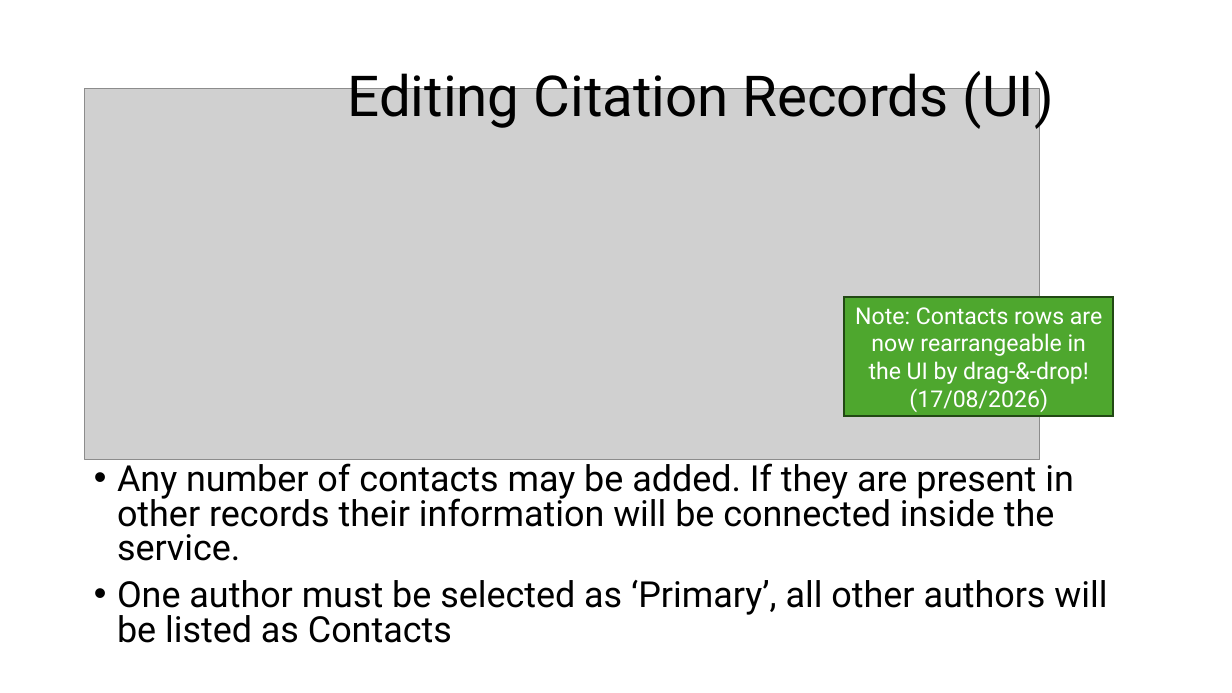
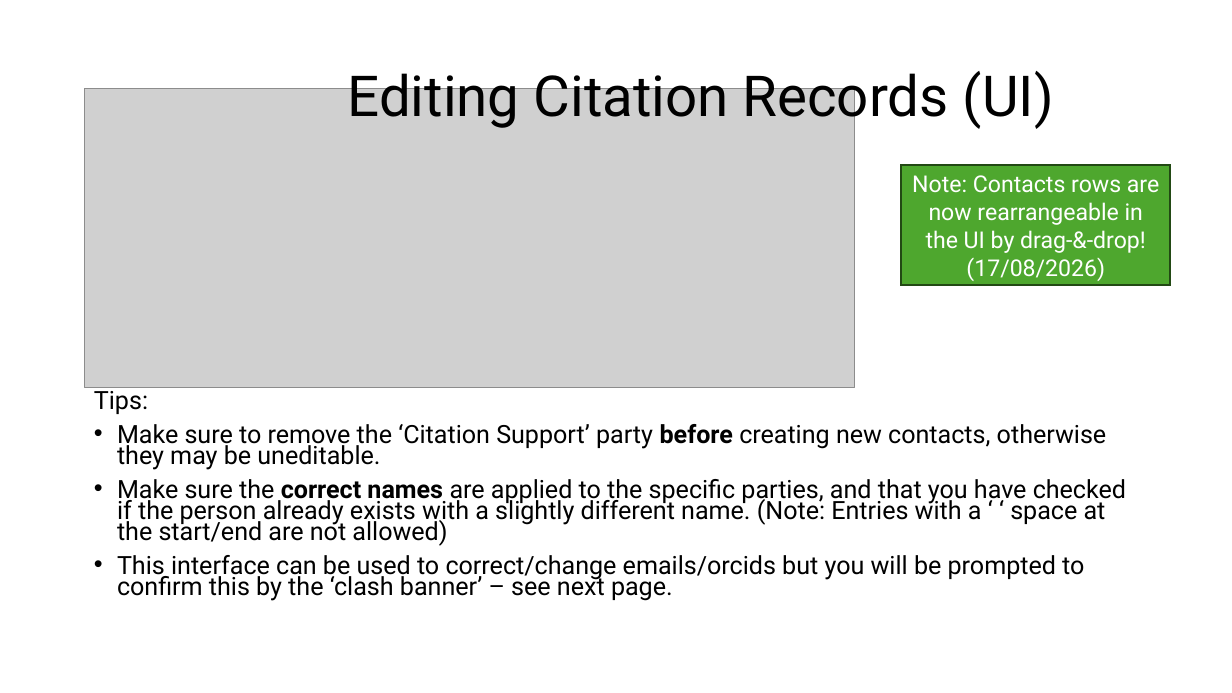
Before and after one commit to cedadev/cmip7-citation-service, a slide deck: slide 10 of docs/CitationReviewerGuide.pptx. Drawn at 1232x693 pixels with LibreOffice and Linux fonts; fonts in the diff are those of the drawing; grey boxes stand for pictures. Boxes give left, top, right and bottom in pixels: in the first picture for what was removed or moved away, otherwise in the second. Text is boxed around its words. In the diff, an @@ line names an element or a change of style, - is before the commit and + after.

Commit message:
Updated reviewer guide on party names

```diff
--- a/docs/CitationReviewerGuide.pptx
+++ b/docs/CitationReviewerGuide.pptx
@@ picture: place and size @@
-picture at (85,89,1040,459)
+picture at (85,89,856,388)
@@ rectangle "Note: Contacts rows are now ...": place and size @@
-rectangle "Note: Contacts rows are now ..." at (845,297,1114,416)
+rectangle "Note: Contacts rows are now ..." at (901,165,1170,285)
@@ text at (94,386,1126,601): text changed; size 28 to 19.6 pt @@
-• Any number of contacts may be added. If they are present in other records their information will be connected inside the service.
-• One author must be selected as ‘Primary’, all other authors will be listed as Contacts
+Tips:
+• Make sure to remove the ‘Citation Support’ party before creating new contacts, otherwise they may be uneditable.
+• Make sure the correct names are applied to the specific parties, and that you have checked if the person already exists with a slightly different name. (Note: Entries with a ‘ ‘ space at the start/end are not allowed)
+• This interface can be used to correct/change emails/orcids but you will be prompted to confirm this by the ‘clash banner’ – see next page.
```
